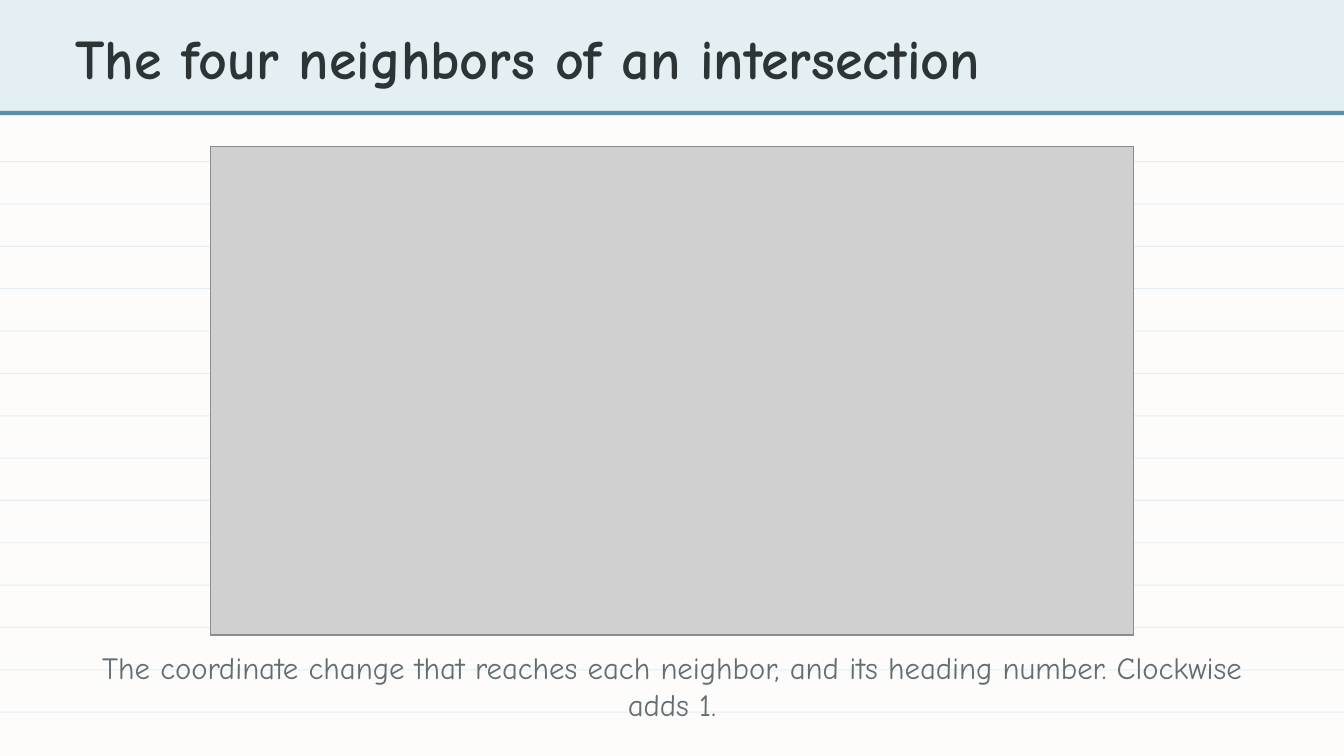
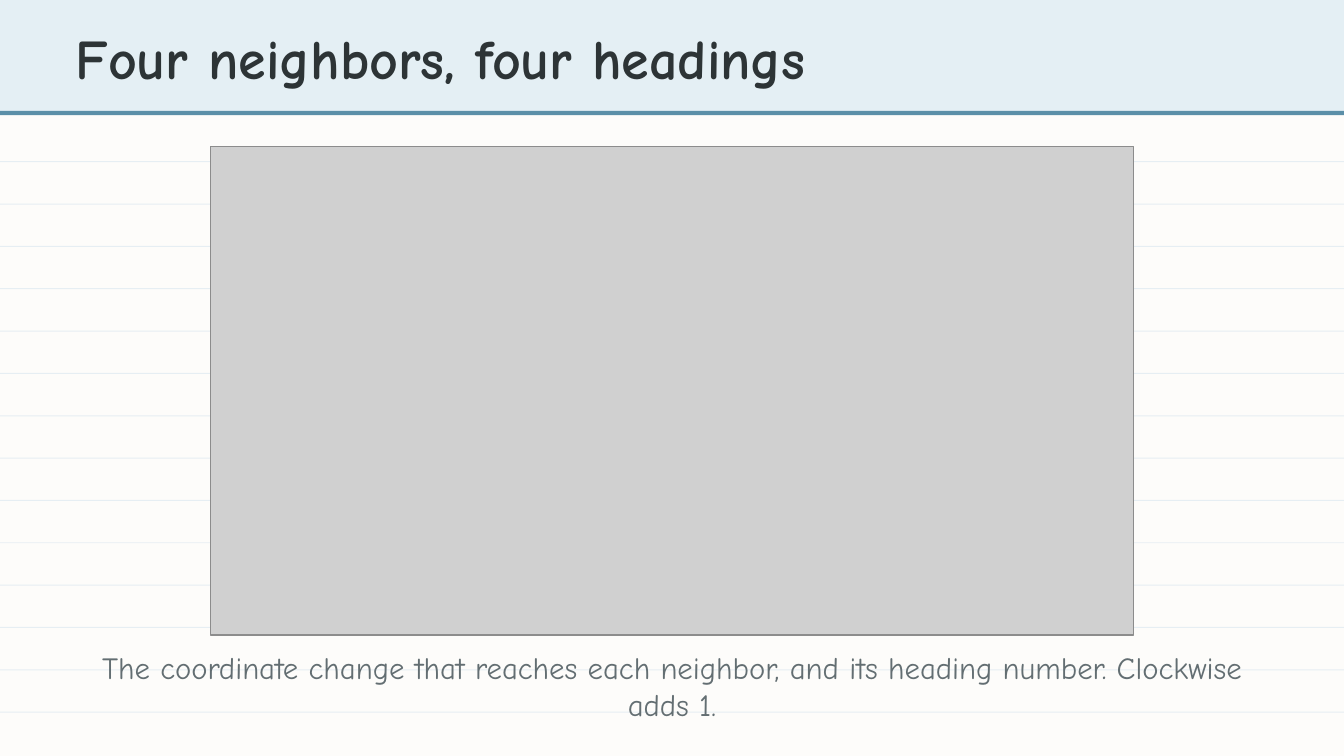
Before and after one commit to bradamiller/LearningPython, a slide deck: slide 4 of static/slides/module-04-manhattan/module-4-lesson-06-the-challenge-of-turning.pptx. Drawn at 1344x756 pixels with LibreOffice and Linux fonts; fonts in the diff are those of the drawing; grey boxes stand for pictures. Boxes give left, top, right and bottom in pixels: in the first picture for what was removed or moved away, otherwise in the second. Text is boxed around its words. In the diff, an @@ line names an element or a change of style, - is before the commit and + after.

```diff
--- a/static/slides/module-04-manhattan/module-4-lesson-06-the-challenge-of-turning.pptx
+++ b/static/slides/module-04-manhattan/module-4-lesson-06-the-challenge-of-turning.pptx
@@ text at bbox=[76, 41, 805, 89]: text changed @@
-The four neighbors of an intersection
+Four neighbors, four headings
```
Also in this commit, not shown: 1 other slide changed, 2 other files.
